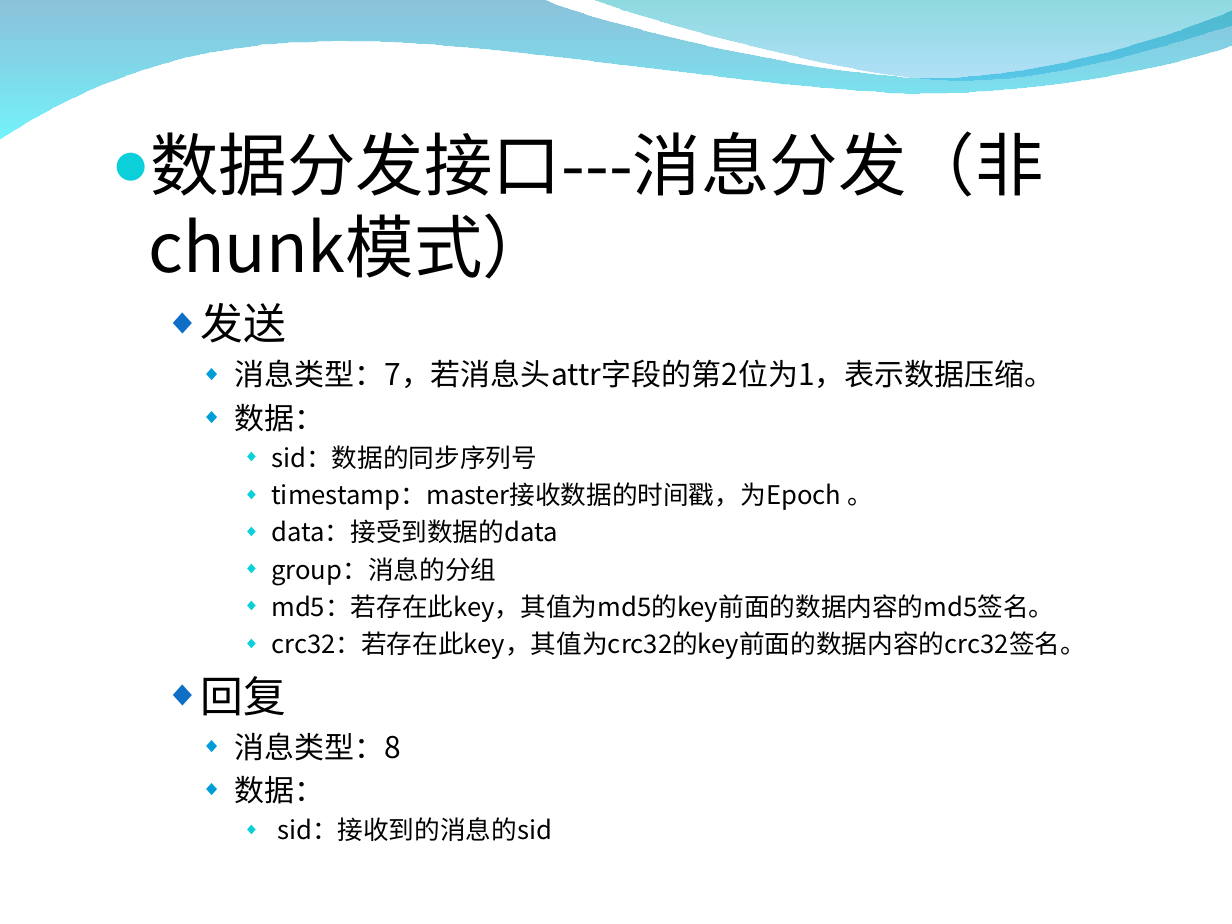
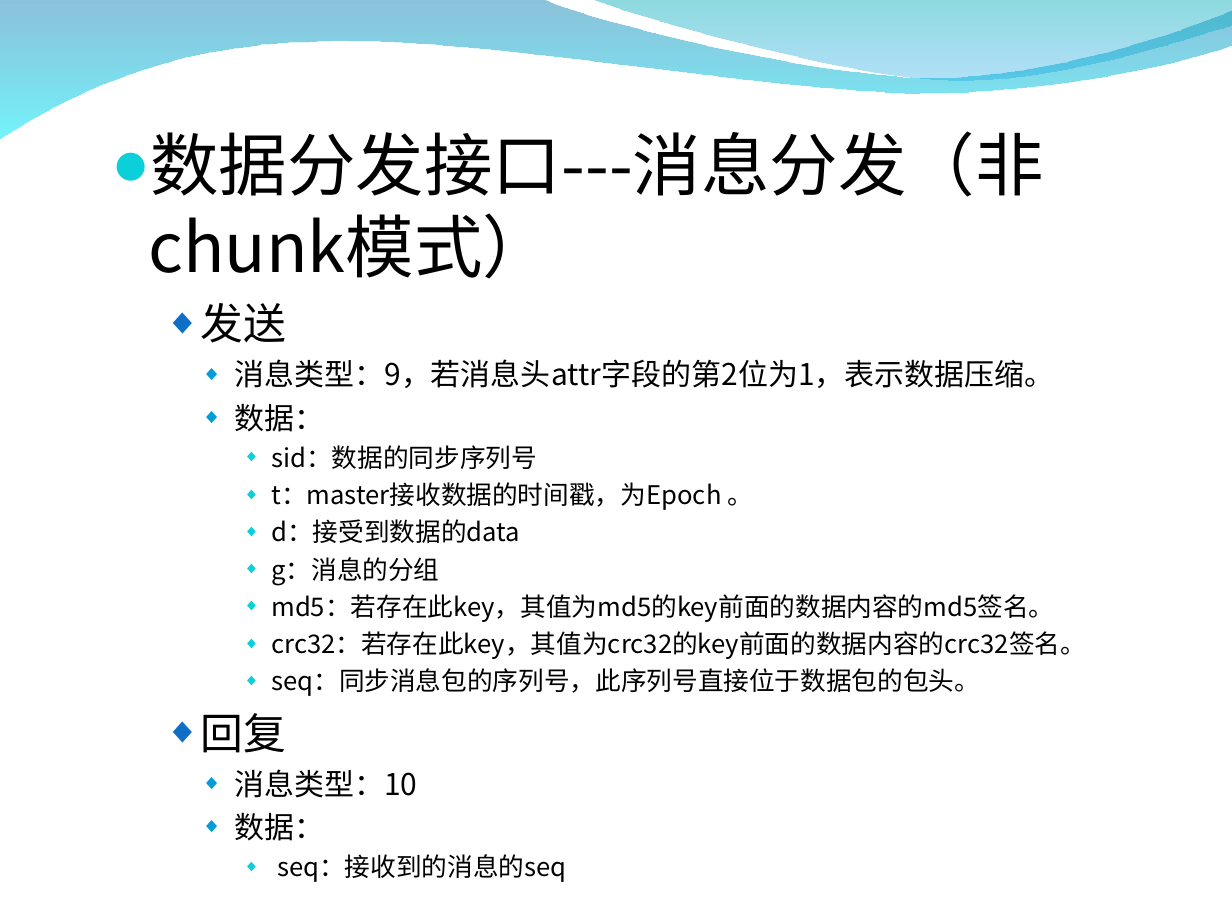
Before and after one commit to zxf1864/cwinux-mq, a slide deck: slide 18 of mq/doc/mq_introduce.ppt (slide 17 before the commit). Drawn at 1232x924 pixels with LibreOffice and Linux fonts; fonts in the diff are those of the drawing; background and template pictures are left out. Boxes give left, top, right and bottom in pixels: in the first picture for what was removed or moved away, otherwise in the second. Text is boxed around its words. In the diff, an @@ line names an element or a change of style, - is before the commit and + after.

```diff
--- a/mq/doc/mq_introduce.ppt
+++ b/mq/doc/mq_introduce.ppt
@@ text at bbox=[234, 359, 1055, 388]: text changed @@
-    ◆ 消息类型：7，若消息头attr字段的第2位为1，表示数据压缩。
+    ◆ 消息类型：9，若消息头attr字段的第2位为1，表示数据压缩。
@@ text at bbox=[271, 482, 753, 585]: text changed @@
-      ◆ timestamp：master接收数据的时间戳，为Epoch 。
-      ◆ data：接受到数据的data
-      ◆ group：消息的分组
+      ◆ t：master接收数据的时间戳，为Epoch 。
+      ◆ d：接受到数据的data
+      ◆ g：消息的分组
@@ text at bbox=[271, 668, 980, 696]: paragraph added @@
+      ◆ seq：同步消息包的序列号，此序列号直接位于数据包的包头。
@@ text at bbox=[234, 769, 417, 798]: text changed @@
-    ◆ 消息类型：8
+    ◆ 消息类型：10
@@ text at bbox=[277, 854, 567, 882]: text changed @@
-      ◆ sid：接收到的消息的sid
+      ◆ seq：接收到的消息的seq
```
Also in this commit, not shown: 13 other slides changed, 2 slides added, 1 slide removed, 1 other file.
